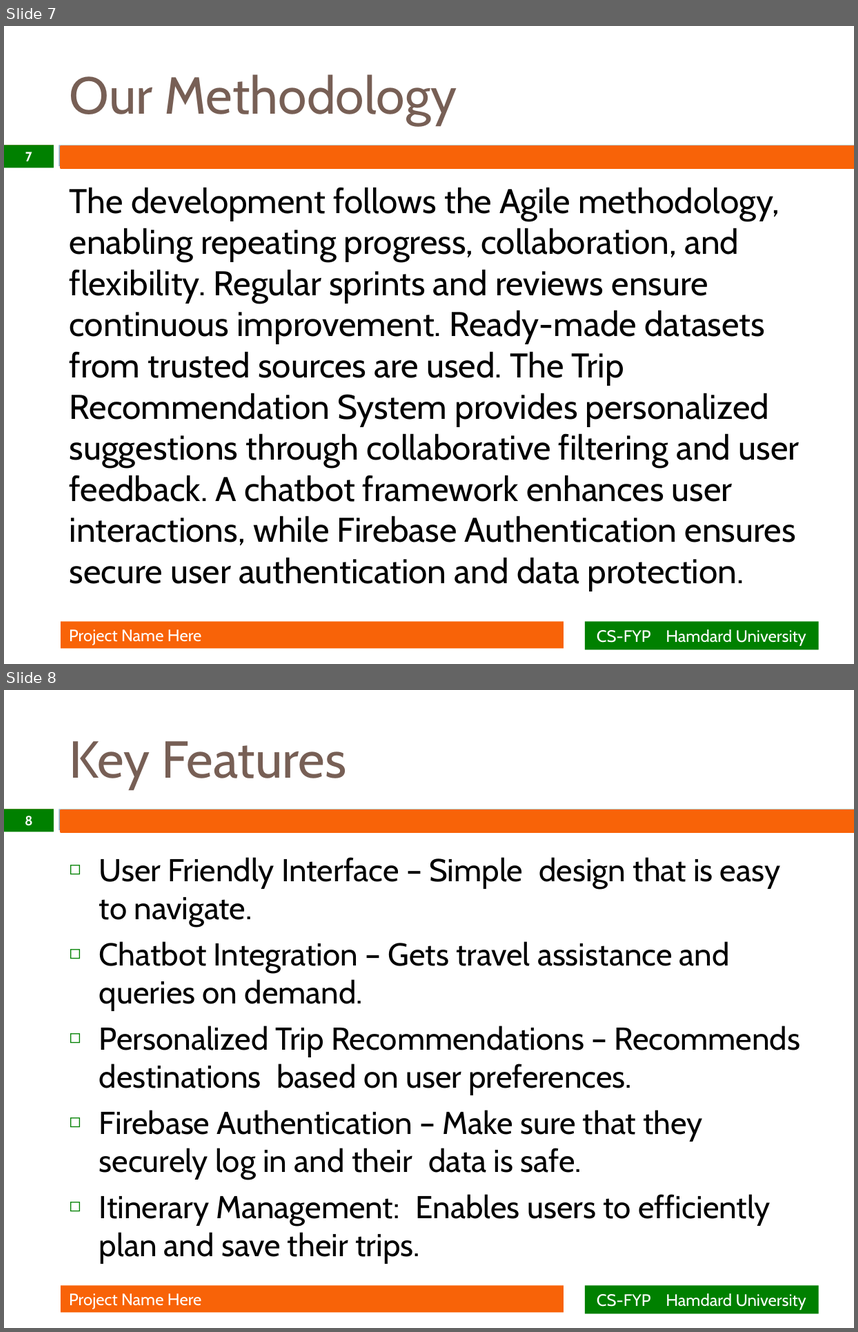
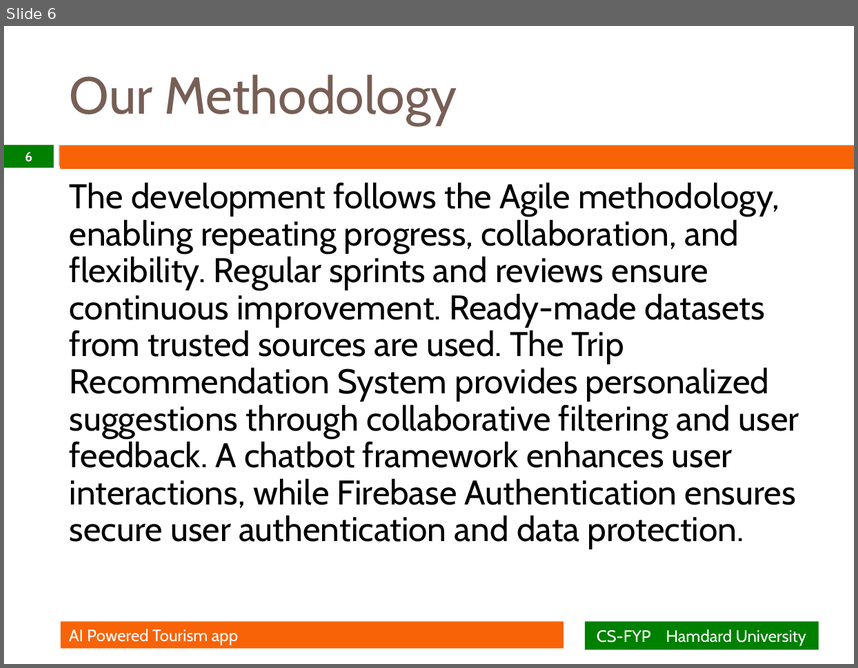
Before and after one commit to Daniyal702/TourismAppWithDocs, a slide deck: FYP Presentation.pptx. Shown one above the other, each under a label of ours: slides 7 and 8 before the commit, slide 6 after it. The pictures are 858x1332 and 858x668 pixels, drawn with LibreOffice and Linux fonts; fonts in the diff are those of the drawing; background and template pictures are left out. Boxes give left, top, right and bottom in pixels: in the first picture for what was removed or moved away, otherwise in the second. Text is boxed around its words. In the diff, an @@ line names an element or a change of style, - is before the commit and + after.

```diff
--- a/FYP Presentation.pptx
+++ b/FYP Presentation.pptx
@@ slide 8 removed at (4,690,854,1328), background #FFFFFF; not listed: 3 template elements that a slide beside it also shows @@
@@ title removed at (70,741,347,789) @@
-Key Features
@@ page number removed at (4,809,53,832) @@
-8
@@ text removed at (99,857,800,1263) @@
-◻ User Friendly Interface – Simple design that is easy to navigate.
-◻ Chatbot Integration – Gets travel assistance and queries on demand.
-◻ Personalized Trip Recommendations – Recommends destinations based on user preferences.
-◻ Firebase Authentication – Make sure that they securely log in and their data is safe.
-◻ Itinerary Management: Enables users to efficiently plan and save their trips.
@@ rectangle removed at (61,1285,564,1312) @@
-Project Name Here
@@ rectangle removed at (584,1285,818,1313) @@
-CS-FYP Hamdard University
@@ what was slide 7 is now slide 6 @@
@@ slide 6 changed as well @@
@@ page number at (25,152,32,162): text changed @@
-7
+6
@@ text "The development follows the Agile ..." at (70,182,800,548): line spacing 1 to 0.9 @@
@@ text in rectangle at (69,628,238,645): text changed @@
-Project Name Here
+AI Powered Tourism app
```
Also in this commit, not shown: 13 other slides changed, 2 slides added, 1 other slide removed.
